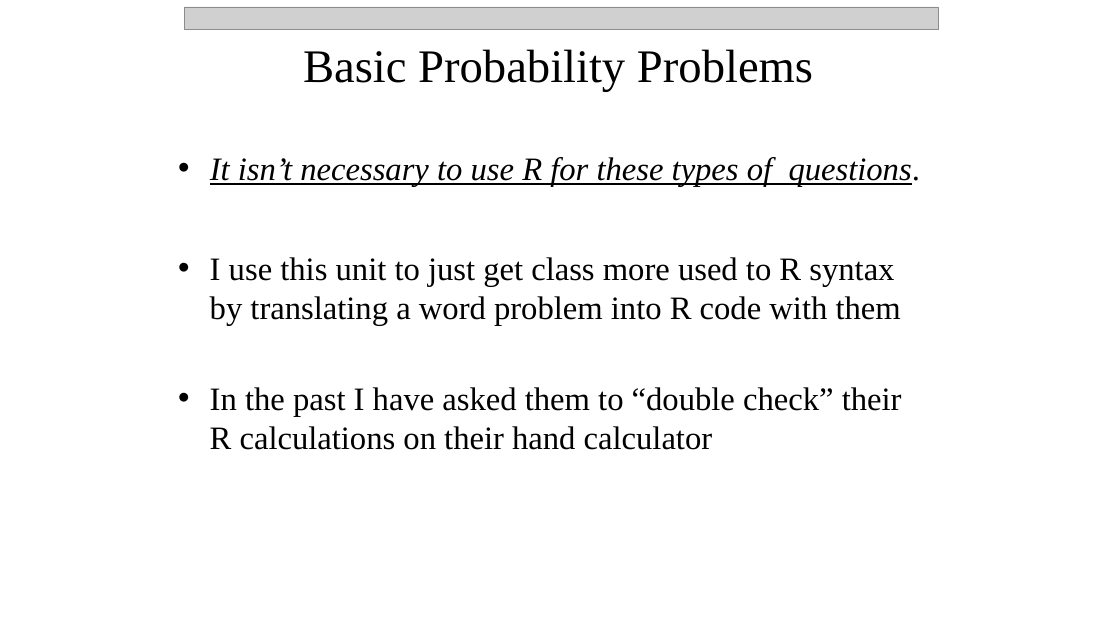
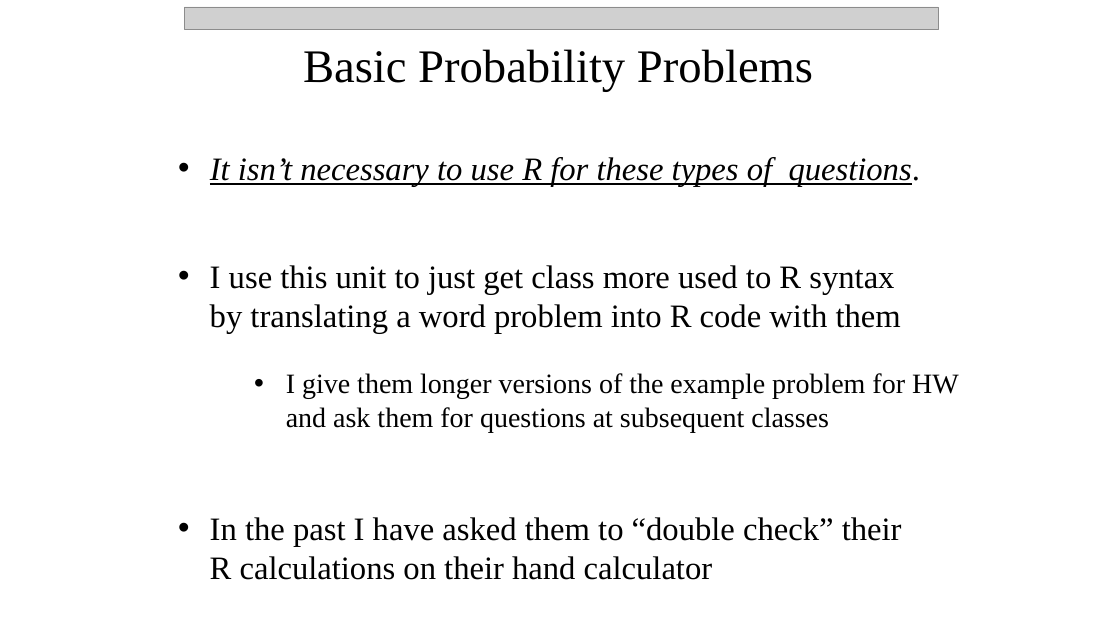
Before and after one commit to npetraco/workshop21, a slide deck: slide 5 of notes/day_2.pptx. Drawn at 1120x630 pixels with LibreOffice and Linux fonts; fonts in the diff are those of the drawing; grey boxes stand for pictures. Boxes give left, top, right and bottom in pixels: in the first picture for what was removed or moved away, otherwise in the second. Text is boxed around its words. In the diff, an @@ line names an element or a change of style, - is before the commit and + after.

```diff
--- a/notes/day_2.pptx
+++ b/notes/day_2.pptx
@@ text "I use this unit to ..." moved from (x1=210, y1=257, x2=901, y2=325) to (x1=210, y1=265, x2=901, y2=334) @@
@@ text added at (x1=286, y1=373, x2=959, y2=433), 24 pt, text #000000 @@
+    • I give them longer versions of the example problem for HW and ask them for questions at subsequent classes
@@ text "In the past I have ..." moved from (x1=210, y1=387, x2=902, y2=450) to (x1=210, y1=517, x2=902, y2=580) @@
```
Also in this commit, not shown: 1 other slide changed, 16 slides added, 1 other file.
